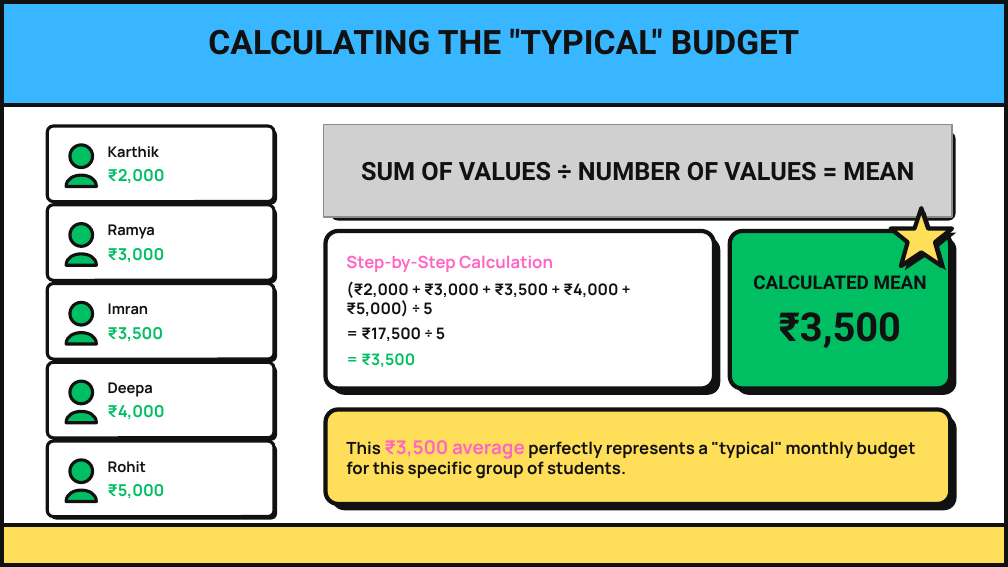
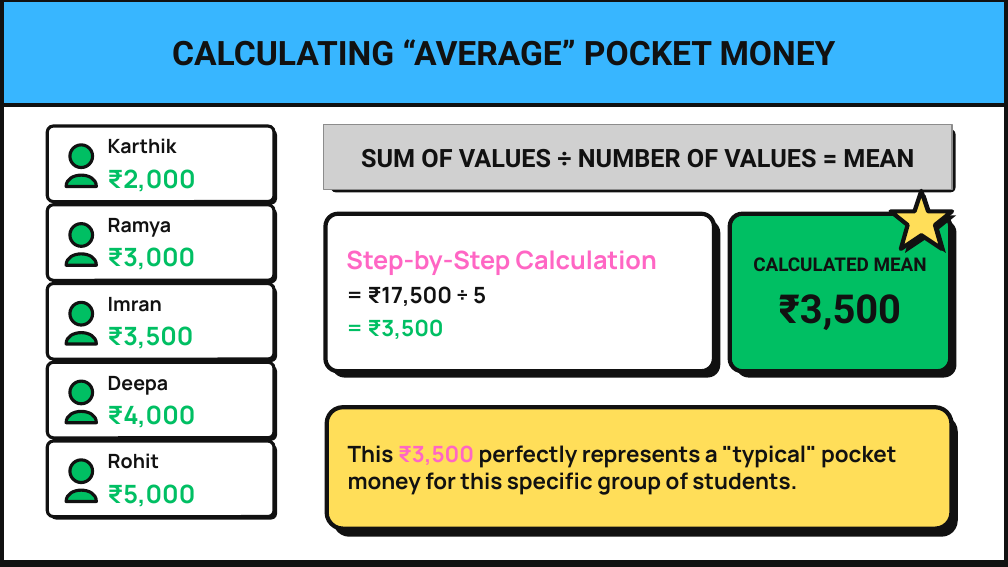
Before and after one commit to brinda-25/workshop, a slide deck: slide 2 of Day1/mean_vs_median.pptx. Drawn at 1008x567 pixels with LibreOffice and Linux fonts; fonts in the diff are those of the drawing; grey boxes stand for pictures. Boxes give left, top, right and bottom in pixels: in the first picture for what was removed or moved away, otherwise in the second. Text is boxed around its words. In the diff, an @@ line names an element or a change of style, - is before the commit and + after.

Commit message:
updated slides

```diff
--- a/Day1/mean_vs_median.pptx
+++ b/Day1/mean_vs_median.pptx
@@ text at box(172, 39, 836, 66): text changed @@
-CALCULATING THE "TYPICAL" BUDGET
+CALCULATING “AVERAGE” POCKET MONEY
@@ text "Karthik" at box(108, 138, 196, 192): size 10.4 to 14 pt in "Karthik"; size 11.7 to 18 pt in "₹2,000" @@
@@ picture: place and size @@
-picture at box(324, 124, 952, 217)
+picture at box(324, 124, 952, 190)
@@ rounded rectangle: place and size @@
-rounded rectangle at box(331, 131, 956, 221)
+rounded rectangle at box(331, 129, 956, 193)
@@ text "SUM OF VALUES ÷ NUMBER ...": place and size @@
-text "SUM OF VALUES ÷ NUMBER ..." at box(361, 162, 914, 181)
+text "SUM OF VALUES ÷ NUMBER ..." at box(361, 149, 914, 168)
@@ freeform shape: place and size @@
-freeform shape at box(891, 209, 953, 267)
+freeform shape at box(891, 191, 953, 249)
@@ freeform shape: place and size @@
-freeform shape at box(895, 213, 957, 271)
+freeform shape at box(895, 195, 957, 253)
@@ text "Ramya" at box(108, 218, 196, 270): size 10.4 to 14 pt in "Ramya"; size 11.7 to 18 pt in "₹3,000" @@
@@ text "Step-by-Step Calculation" at box(346, 250, 657, 339): size 12 to 18 pt in "Step-by-Step Calculation"; size 11.2 to 16 pt in "= ₹17,500 ÷ 5", "= ₹3,500" @@
@@ 4 rounded rectangles, 1 text: place and size @@
-4 rounded rectangles, 1 text at box(326, 231, 957, 394)
+4 rounded rectangles, 1 text at box(326, 214, 957, 377)
@@ text "Imran" at box(108, 297, 194, 349): size 10.4 to 14 pt in "Imran"; size 11.7 to 18 pt in "₹3,500" @@
@@ text at box(346, 281, 618, 317): paragraph removed @@
-(₹2,000 + ₹3,000 + ₹3,500 + ₹4,000 + ₹5,000) ÷ 5
@@ text "Deepa" at box(108, 376, 196, 428): size 10.4 to 14 pt in "Deepa"; size 11.7 to 18 pt in "₹4,000" @@
@@ rounded rectangle: place and size @@
-rounded rectangle at box(326, 409, 951, 504)
+rounded rectangle at box(327, 407, 952, 528)
@@ rounded rectangle: place and size @@
-rounded rectangle at box(332, 415, 957, 510)
+rounded rectangle at box(333, 415, 958, 536)
@@ text at box(348, 445, 896, 495): text changed; size 12 to 16 pt @@
-This ₹3,500 average perfectly represents a "typical" monthly budget for this specific group of students.
+This ₹3,500 perfectly represents a "typical" pocket money for this specific group of students.
@@ text "Rohit" at box(108, 453, 196, 507): size 10.4 to 14 pt in "Rohit"; size 11.7 to 18 pt in "₹5,000" @@
@@ rectangle removed at box(0, 525, 1008, 567) @@
```
Also in this commit, not shown: 3 other slides changed, 1 slide added.
